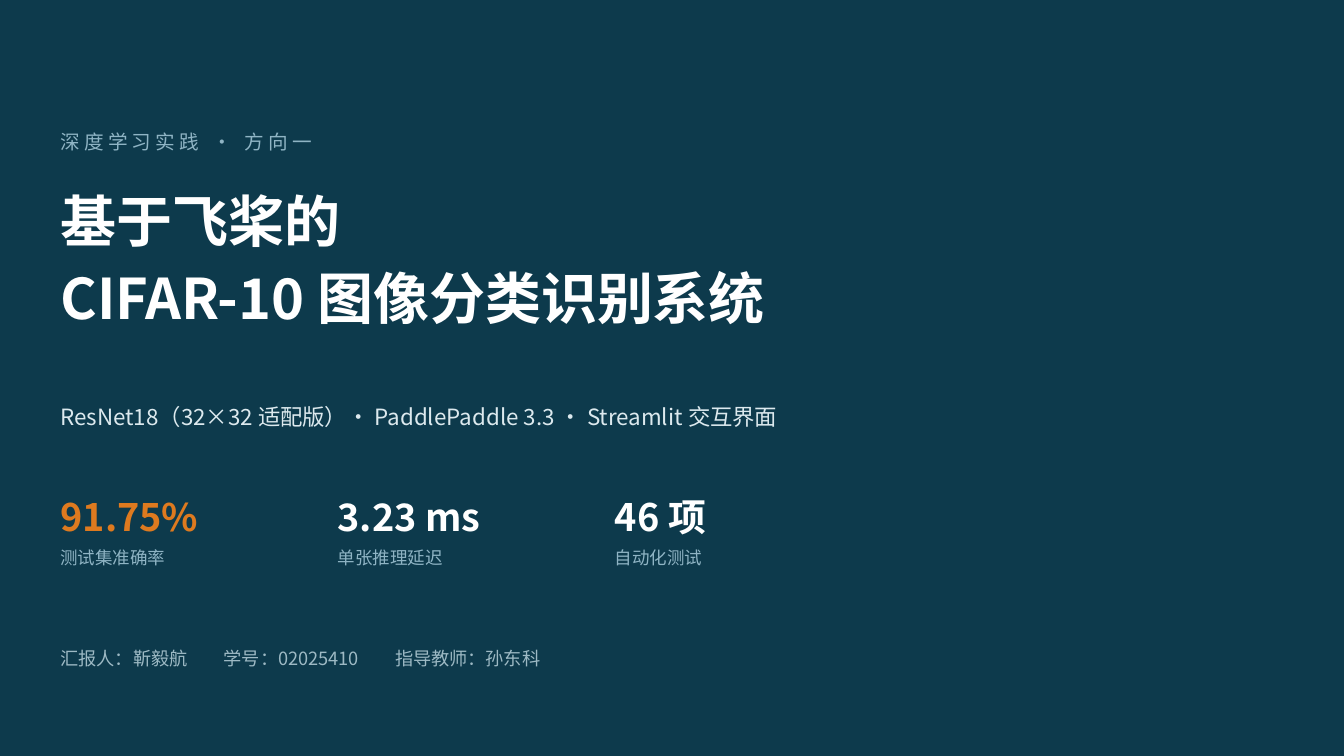
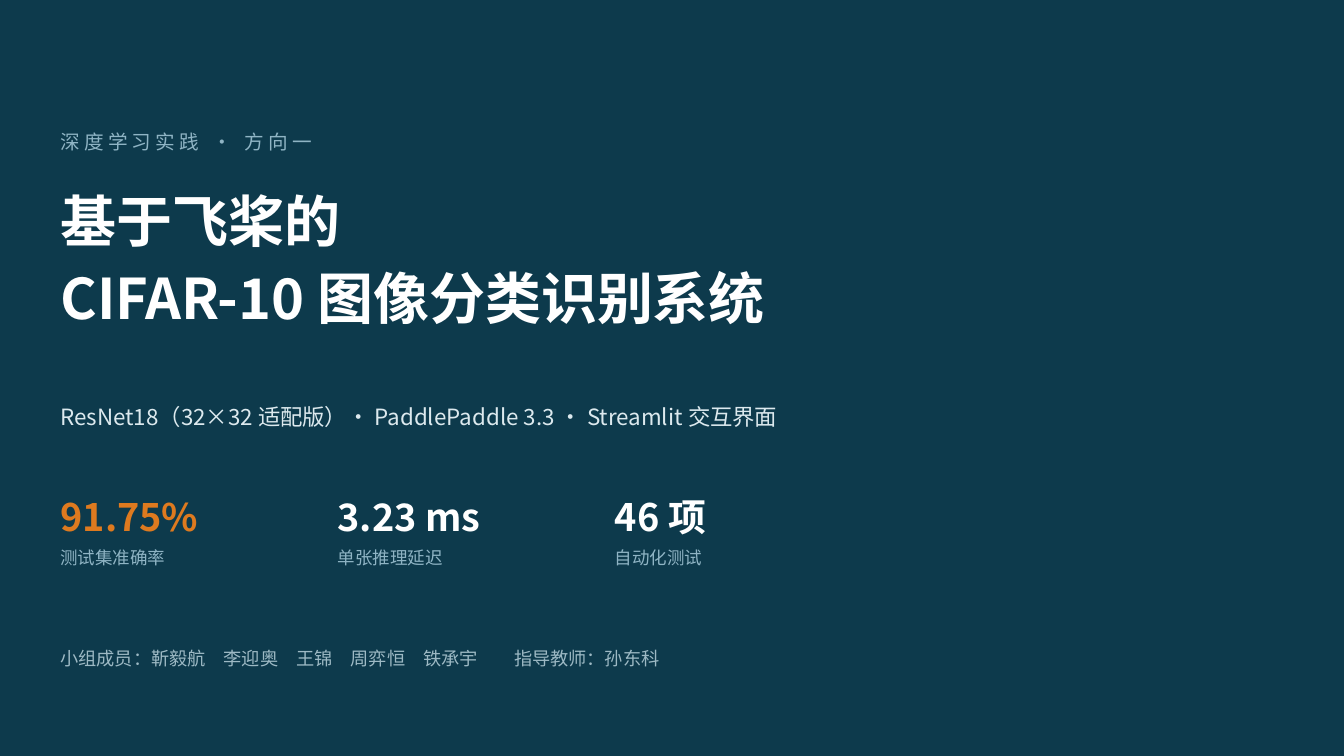
Before and after one commit to JinYihang1011/image_classification_paddle, a slide deck: slide 1 of 课程设计汇报.pptx. Drawn at 1344x756 pixels with LibreOffice and Linux fonts; fonts in the diff are those of the drawing. Boxes give left, top, right and bottom in pixels: in the first picture for what was removed or moved away, otherwise in the second. Text is boxed around its words. In the diff, an @@ line names an element or a change of style, - is before the commit and + after.

```diff
--- a/课程设计汇报.pptx
+++ b/课程设计汇报.pptx
@@ text at <box>60,649,659,667</box>: text changed @@
-汇报人：靳毅航 学号：02025410 指导教师：孙东科
+小组成员：靳毅航 李迎奥 王锦 周弈恒 铁承宇 指导教师：孙东科
```
Also in this commit, not shown: 2 other slides changed, 14 other files.
